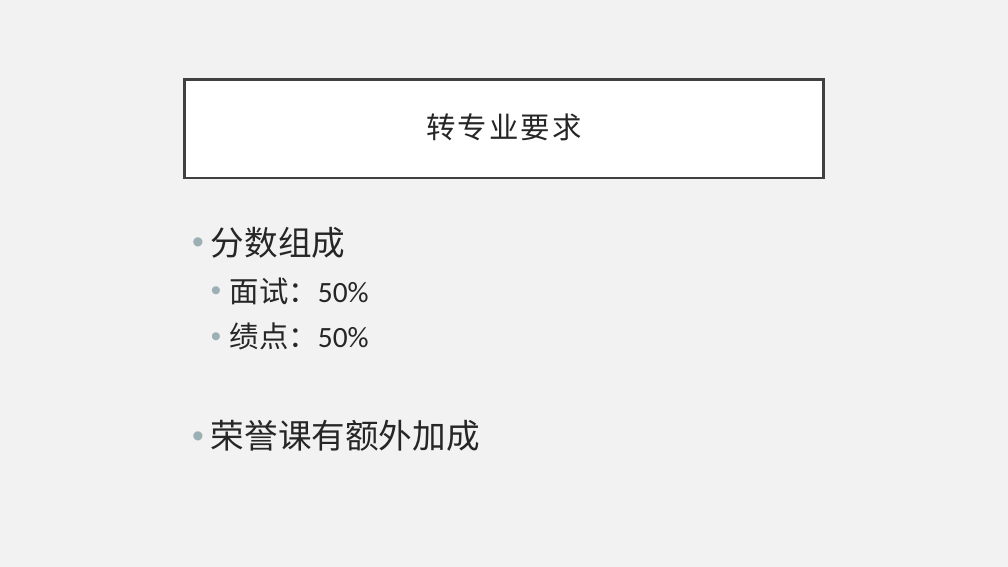
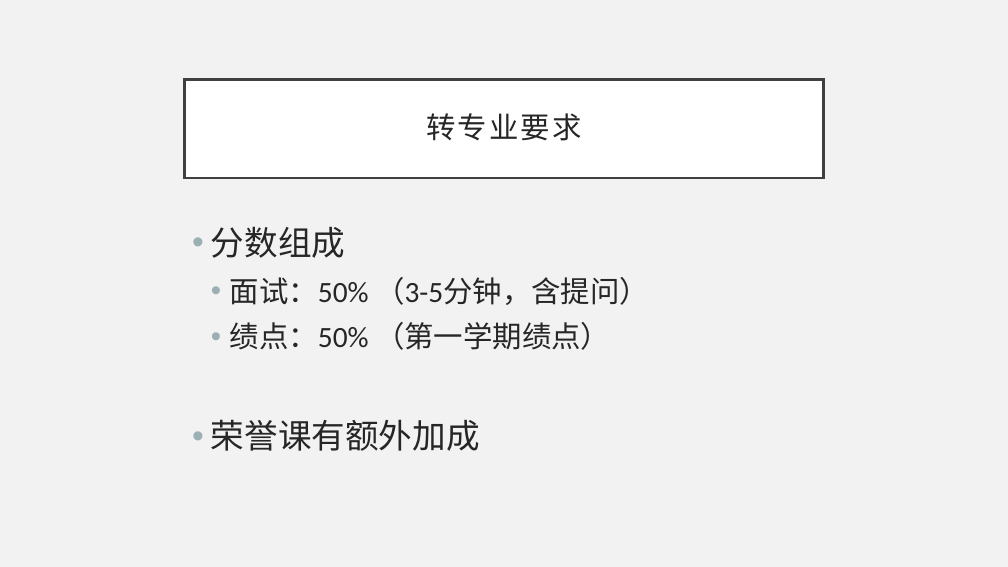
Before and after one commit to wangwangwang23333/PPT-Collections, a slide deck: slide 6 of 转专业讲座需要的物品/ppt.pptx (slide 4 before the commit). Drawn at 1008x567 pixels with LibreOffice and Linux fonts; fonts in the diff are those of the drawing. Boxes give left, top, right and bottom in pixels: in the first picture for what was removed or moved away, otherwise in the second. Text is boxed around its words. In the diff, an @@ line names an element or a change of style, - is before the commit and + after.

Commit message:
Update

```diff
--- a/转专业讲座需要的物品/ppt.pptx
+++ b/转专业讲座需要的物品/ppt.pptx
@@ text at (230,277,649,350): text changed @@
-  • 面试：50%
-  • 绩点：50%
+  • 面试：50% （3-5分钟，含提问）
+  • 绩点：50% （第一学期绩点）
```
Also in this commit, not shown: 2 other slides changed, 4 slides added.
